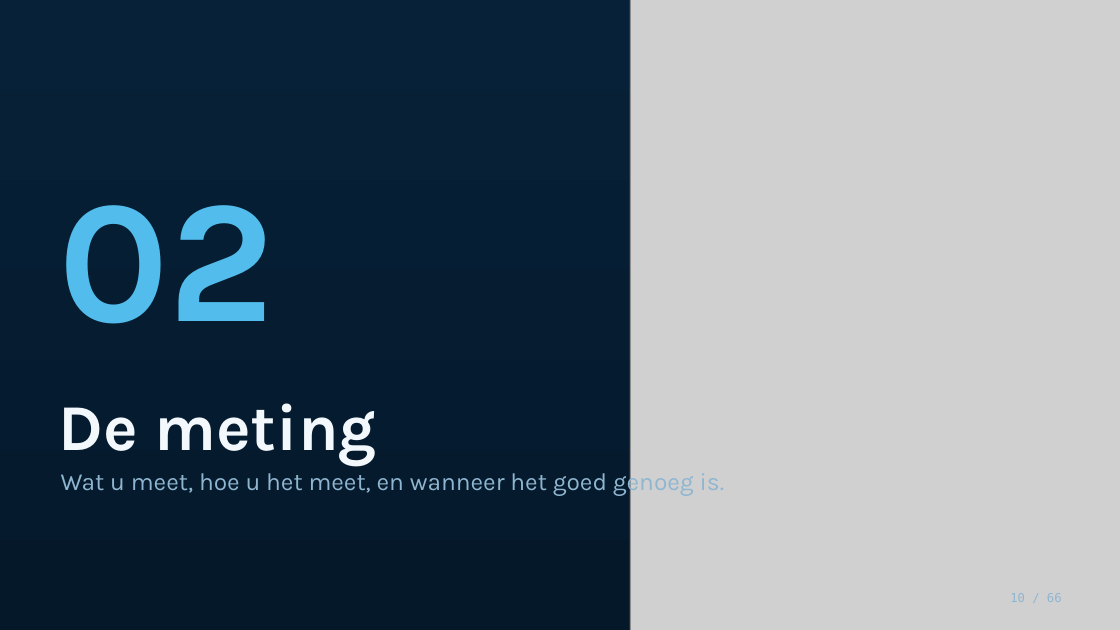
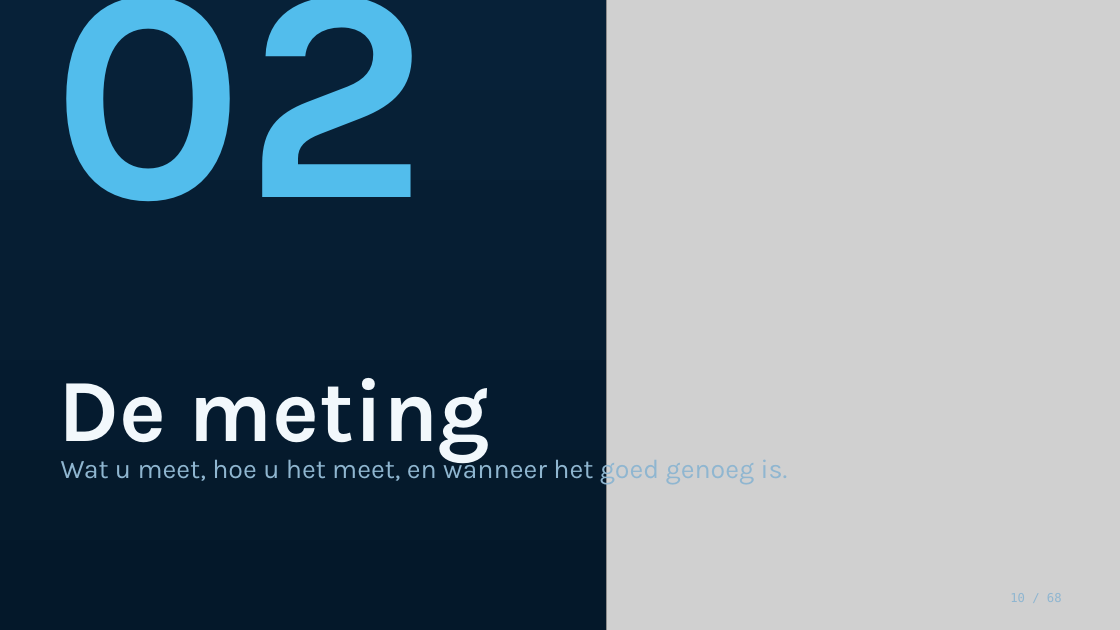
Before and after one commit to Dellfs/paradise-project, a slide deck: slide 10 of PARADISE_presentatie/PARADISE_opleidingssessie_voetklinieken.pptx. Drawn at 1120x630 pixels with LibreOffice and Linux fonts; fonts in the diff are those of the drawing; grey boxes stand for pictures. Boxes give left, top, right and bottom in pixels: in the first picture for what was removed or moved away, otherwise in the second. Text is boxed around its words. In the diff, an @@ line names an element or a change of style, - is before the commit and + after.

```diff
--- a/PARADISE_presentatie/PARADISE_opleidingssessie_voetklinieken.pptx
+++ b/PARADISE_presentatie/PARADISE_opleidingssessie_voetklinieken.pptx
@@ text "02": place and size @@
-text "02" at <box>58,205,274,324</box>
+text "02" at <box>52,0,427,201</box>
@@ text "02" at <box>52,0,427,201</box>: size 150 to 260 pt; line spacing 0.9 to 0.82 @@
@@ picture: place and size @@
-picture at <box>630,0,1120,630</box>
+picture at <box>607,0,1120,630</box>
@@ text "De meting": place and size @@
-text "De meting" at <box>58,403,377,466</box>
+text "De meting" at <box>58,378,491,463</box>
@@ text "De meting" at <box>58,378,491,463</box>: size 56 to 76 pt @@
@@ text "Wat u meet, hoe u ...": place and size @@
-text "Wat u meet, hoe u ..." at <box>61,468,694,496</box>
+text "Wat u meet, hoe u ..." at <box>61,454,659,485</box>
@@ text "Wat u meet, hoe u ..." at <box>61,454,659,485</box>: size 21 to 23 pt @@
```
Also in this commit, not shown: 64 other slides changed, 2 slides added, 2 other files.
